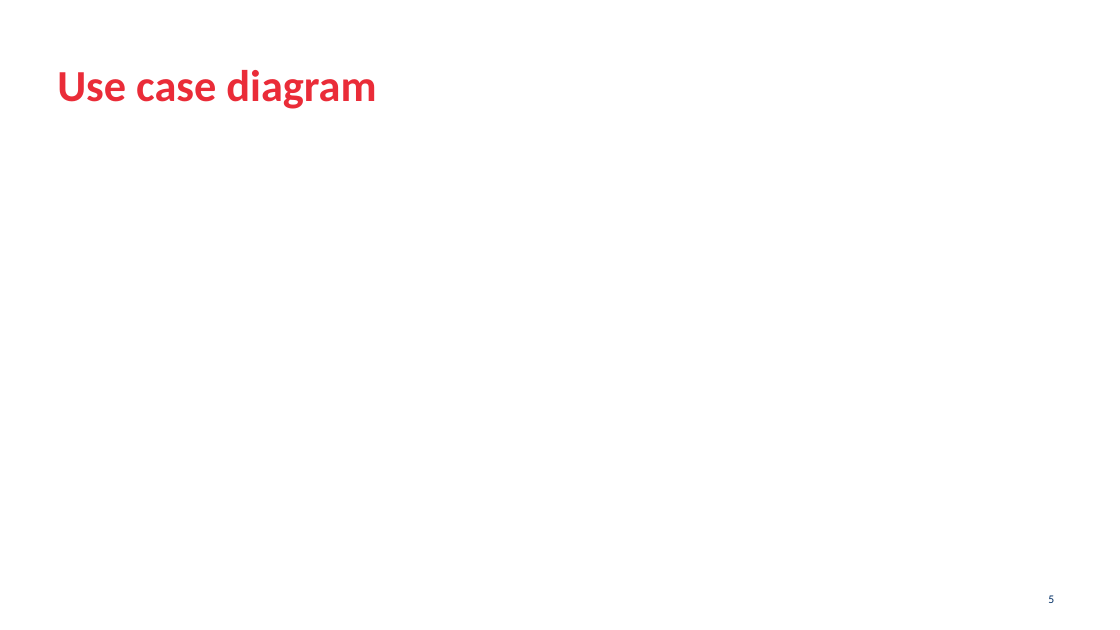
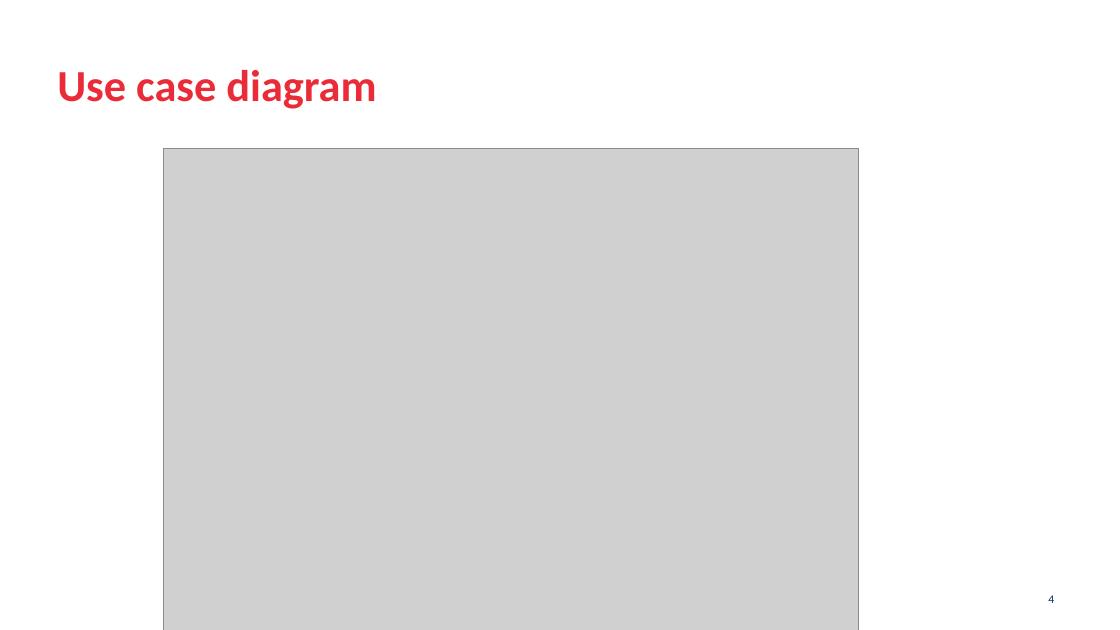
Before and after one commit to Wocco/MoneyTracker, a slide deck: slide 4 of moneytracker_presentation.pptx (slide 5 before the commit). Drawn at 1120x630 pixels with LibreOffice and Linux fonts; fonts in the diff are those of the drawing; grey boxes stand for pictures; background and template pictures are left out. Boxes give left, top, right and bottom in pixels: in the first picture for what was removed or moved away, otherwise in the second. Text is boxed around its words. In the diff, an @@ line names an element or a change of style, - is before the commit and + after.

```diff
--- a/moneytracker_presentation.pptx
+++ b/moneytracker_presentation.pptx
@@ picture added at (163,148,858,630) @@
@@ page number at (1048,595,1054,603): text changed @@
-5
+4
```
Also in this commit, not shown: 4 other slides changed, 2 slides added.
